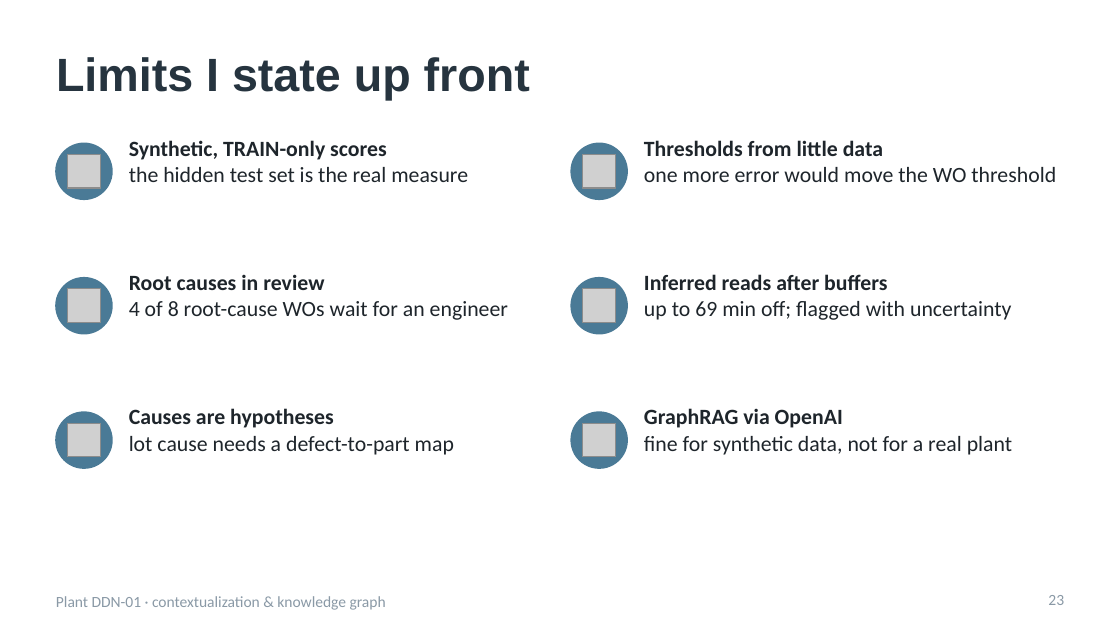
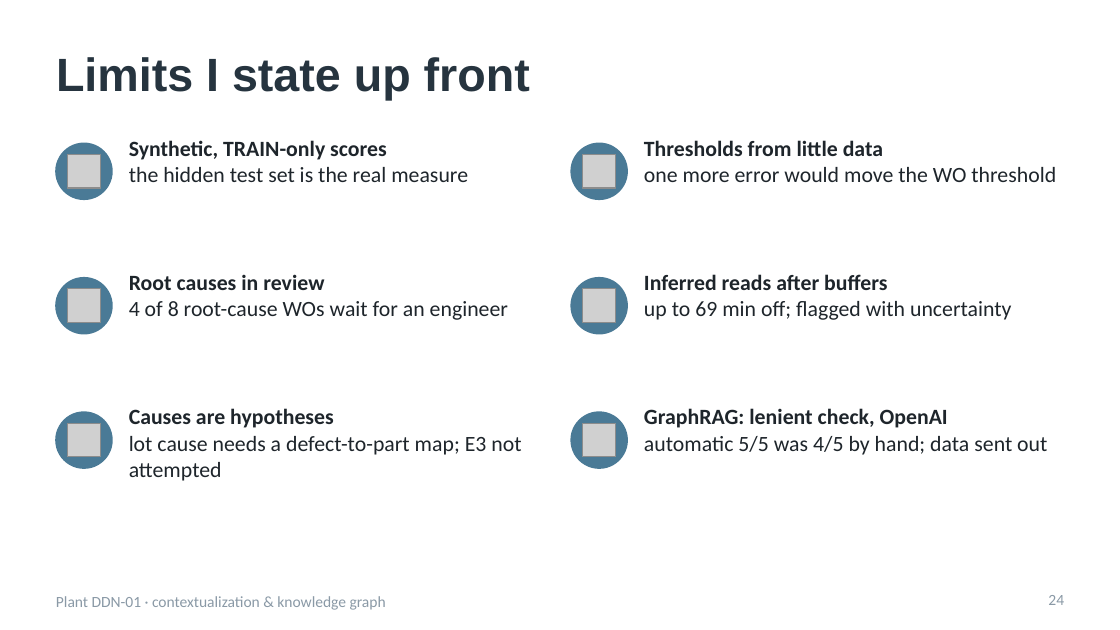
Before and after one commit to akashnegetive/Industrial-AI-Automobile-Manufacturing-Plant, a slide deck: slide 24 of slides/DDN01_interview.pptx (slide 23 before the commit). Drawn at 1120x630 pixels with LibreOffice and Linux fonts; fonts in the diff are those of the drawing; grey boxes stand for pictures. Boxes give left, top, right and bottom in pixels: in the first picture for what was removed or moved away, otherwise in the second. Text is boxed around its words. In the diff, an @@ line names an element or a change of style, - is before the commit and + after.

Commit message:
Slides: 45-minute plan, live-demo slide, code-walkthrough map; limits updated (lenient GraphRAG check, E3)

```diff
--- a/slides/DDN01_interview.pptx
+++ b/slides/DDN01_interview.pptx
@@ text at bbox=[644, 408, 1047, 455]: text changed @@
-GraphRAG via OpenAI
-fine for synthetic data, not for a real plant
+GraphRAG: lenient check, OpenAI
+automatic 5/5 was 4/5 by hand; data sent out
@@ text at bbox=[129, 436, 521, 481]: text changed @@
-lot cause needs a defect-to-part map
+lot cause needs a defect-to-part map; E3 not attempted
@@ page number at bbox=[1048, 595, 1064, 605]: text changed @@
-23
+24
```
Also in this commit, not shown: 4 other slides changed, 3 slides added, 2 other files.
